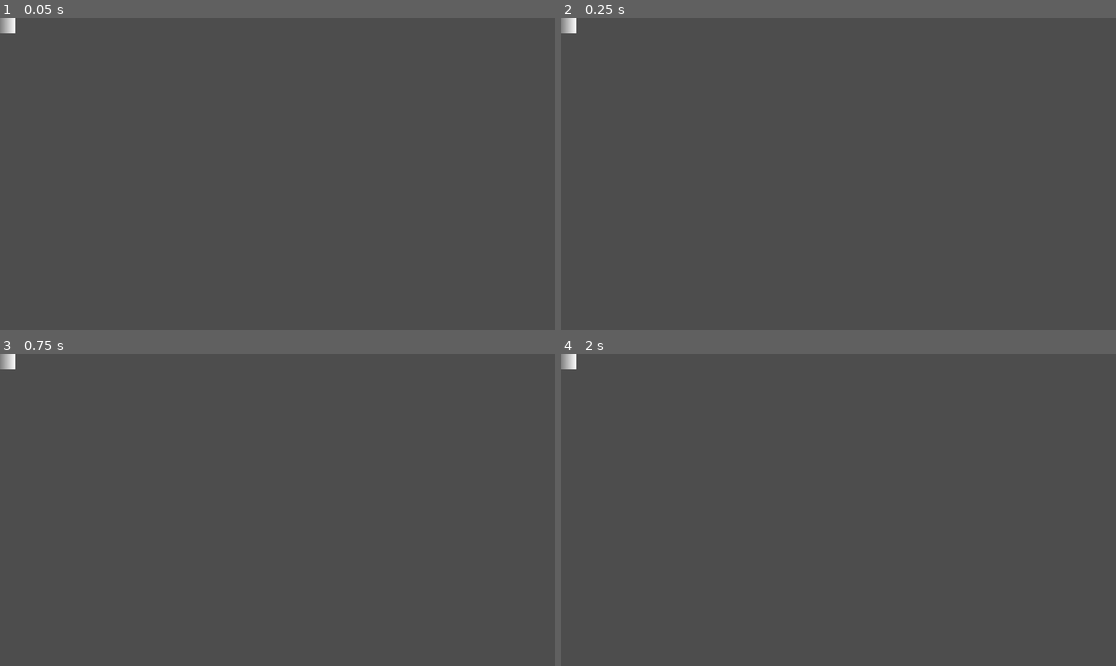
Above: before the commit, frames 1-4 (two rows, left to right).
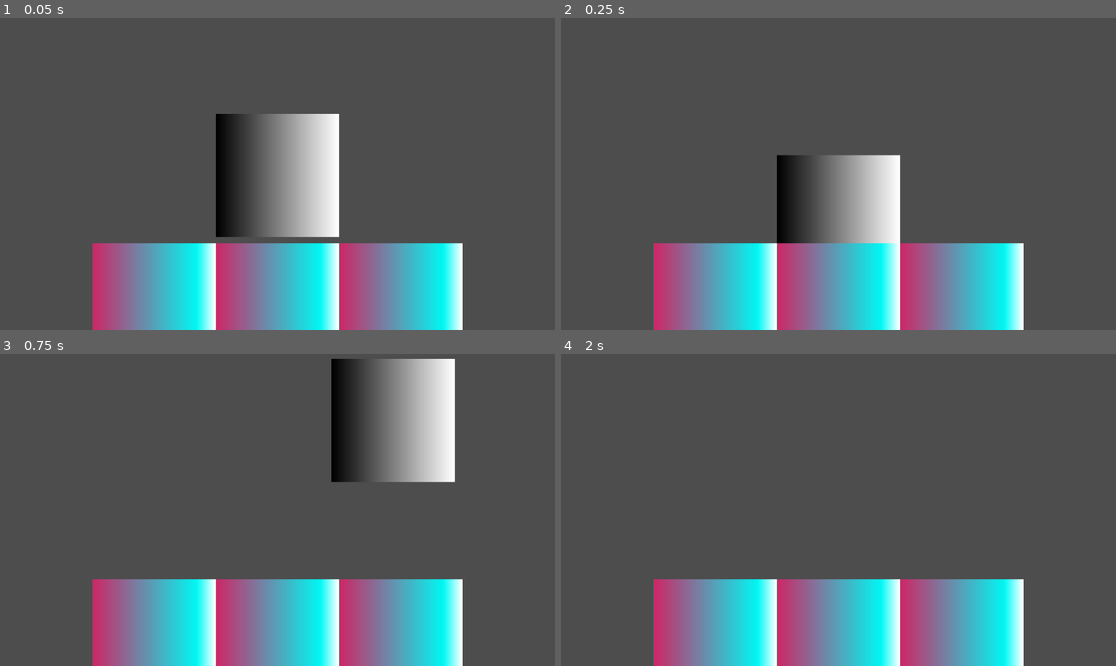
Above: after the commit, the same moments.

Repository: ManKhanMat/BossBattleJam
Game: Godot game, scene res://scenes/game.tscn
Same seed, same stepped clock (60 frames per second), same inputs: the game is played once before the commit and once after it.
Inputs:
- Up to frame 1 (0.05 s): no input
- Up to frame 2 (0.25 s): no input
- Up to frame 3 (0.75 s): tap Enter (ui_accept) at 0.5, 0.6 s; hold Right (ui_right) from 0.53 s (still down)
- Up to frame 4 (2 s): keep holding Right (ui_right); tap Enter (ui_accept) at 0.77, 1.07, 1.35, 1.52, 1.82 s

The runs differ from the first frame. In frame 1, 26% of the frame differs, in the area x 0-84%, y 0-100%; in frame 2, 24%; in frame 3, 26%; in frame 4, 19%.

Commit message:
created test platform

Diff:
--- a/bossrushjam/scenes/game.tscn
+++ b/bossrushjam/scenes/game.tscn
@@ -1,7 +1,20 @@
-[gd_scene load_steps=2 format=3 uid="uid://vareb8qw4ln7"]
+[gd_scene load_steps=3 format=3 uid="uid://vareb8qw4ln7"]
 
 [ext_resource type="PackedScene" uid="uid://d26smwvkfgwwt" path="res://scenes/player.tscn" id="1_o3a0m"]
+[ext_resource type="PackedScene" uid="uid://cdw4hftx5dldx" path="res://scenes/platform.tscn" id="2_rxhp7"]
 
 [node name="game" type="Node2D"]
 
 [node name="player" parent="." instance=ExtResource("1_o3a0m")]
+
+[node name="Camera2D" type="Camera2D" parent="."]
+zoom = Vector2(4, 4)
+
+[node name="platform" parent="." instance=ExtResource("2_rxhp7")]
+position = Vector2(0, 68)
+
+[node name="platform2" parent="." instance=ExtResource("2_rxhp7")]
+position = Vector2(-64, 68)
+
+[node name="platform3" parent="." instance=ExtResource("2_rxhp7")]
+position = Vector2(64, 68)
--- /dev/null
+++ b/bossrushjam/scenes/platform.tscn
@@ -0,0 +1,19 @@
+[gd_scene load_steps=4 format=3 uid="uid://cdw4hftx5dldx"]
+
+[sub_resource type="RectangleShape2D" id="RectangleShape2D_bjrpe"]
+
+[sub_resource type="Gradient" id="Gradient_b6p4o"]
+offsets = PackedFloat32Array(0, 0.850649, 1)
+colors = PackedColorArray(0.799619, 0.159019, 0.408192, 1, 4.81308e-06, 0.972427, 0.956291, 1, 1, 1, 1, 1)
+
+[sub_resource type="GradientTexture2D" id="GradientTexture2D_13vq4"]
+gradient = SubResource("Gradient_b6p4o")
+
+[node name="platform" type="StaticBody2D"]
+
+[node name="CollisionShape2D" type="CollisionShape2D" parent="."]
+scale = Vector2(2, 2)
+shape = SubResource("RectangleShape2D_bjrpe")
+
+[node name="Sprite2D" type="Sprite2D" parent="."]
+texture = SubResource("GradientTexture2D_13vq4")
--- a/bossrushjam/scenes/player.tscn
+++ b/bossrushjam/scenes/player.tscn
@@ -1,4 +1,6 @@
-[gd_scene load_steps=4 format=3 uid="uid://d26smwvkfgwwt"]
+[gd_scene load_steps=5 format=3 uid="uid://d26smwvkfgwwt"]
+
+[ext_resource type="Script" path="res://scripts/player.gd" id="1_cmv8m"]
 
 [sub_resource type="Gradient" id="Gradient_r0pjp"]
 
@@ -9,6 +11,7 @@
 size = Vector2(53, 55)
 
 [node name="player" type="CharacterBody2D"]
+script = ExtResource("1_cmv8m")
 
 [node name="Sprite2D" type="Sprite2D" parent="."]
 texture = SubResource("GradientTexture2D_4c8h3")
--- /dev/null
+++ b/bossrushjam/scripts/player.gd
@@ -0,0 +1,25 @@
+extends CharacterBody2D
+
+
+const SPEED = 300.0
+const JUMP_VELOCITY = -400.0
+
+
+func _physics_process(delta: float) -> void:
+	# Add the gravity.
+	if not is_on_floor():
+		velocity += get_gravity() * delta
+
+	# Handle jump.
+	if Input.is_action_just_pressed("ui_accept") and is_on_floor():
+		velocity.y = JUMP_VELOCITY
+
+	# Get the input direction and handle the movement/deceleration.
+	# As good practice, you should replace UI actions with custom gameplay actions.
+	var direction := Input.get_axis("ui_left", "ui_right")
+	if direction:
+		velocity.x = direction * SPEED
+	else:
+		velocity.x = move_toward(velocity.x, 0, SPEED)
+
+	move_and_slide()
Not shown, added: bossrushjam/assets/addons/shape_texture_2d/drawable_capsule.gd
Not shown, added: bossrushjam/assets/addons/shape_texture_2d/drawable_ellipse.gd
Not shown, added: bossrushjam/assets/addons/shape_texture_2d/drawable_polygon.gd
Not shown, added: bossrushjam/assets/addons/shape_texture_2d/drawable_rectangle.gd
Not shown, added: bossrushjam/assets/addons/shape_texture_2d/drawable_shape_2d.gd
Not shown, added: bossrushjam/assets/addons/shape_texture_2d/shape_texture_2d.gd
Not shown, added: bossrushjam/assets/addons/shape_texture_2d/shape_texture_2d_demo.tscn
Not shown, changed: bossrushjam/icon.svg.import
Not shown, added: bossrushjam/assets/addons/shape_texture_2d/LICENSE
